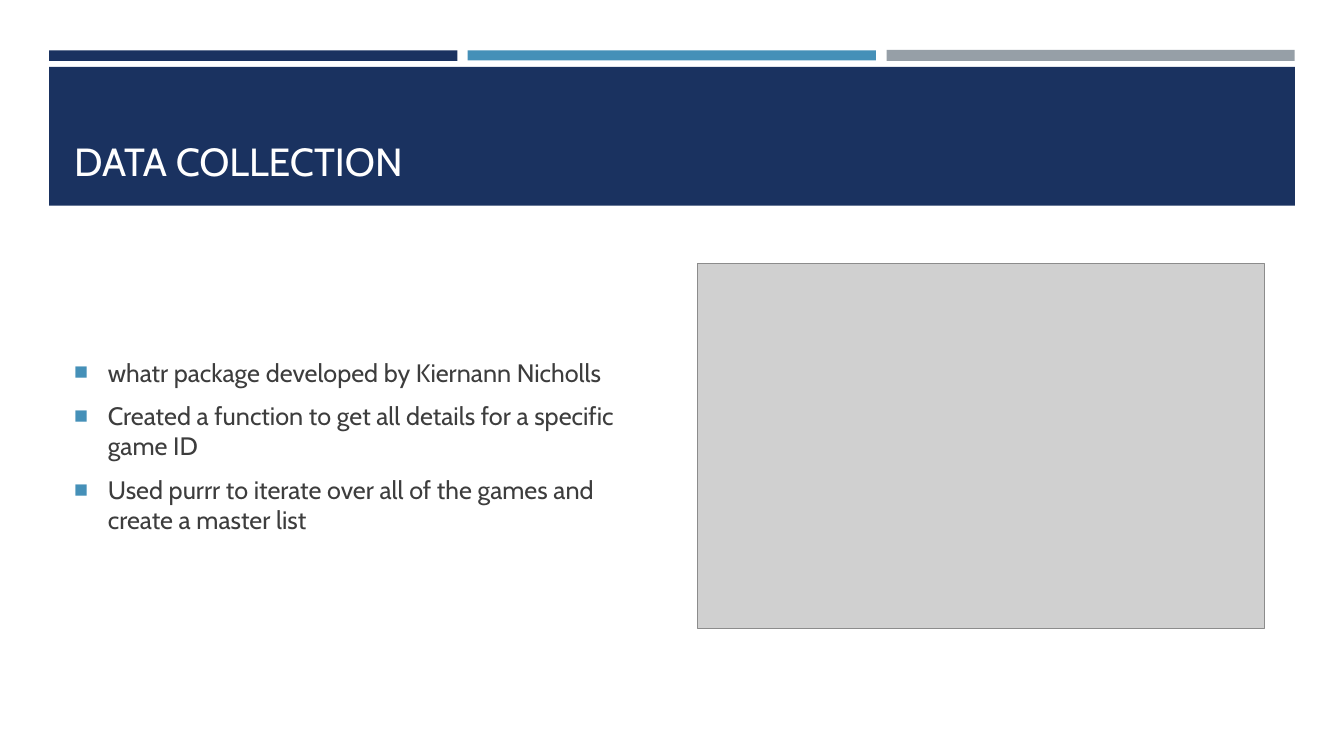
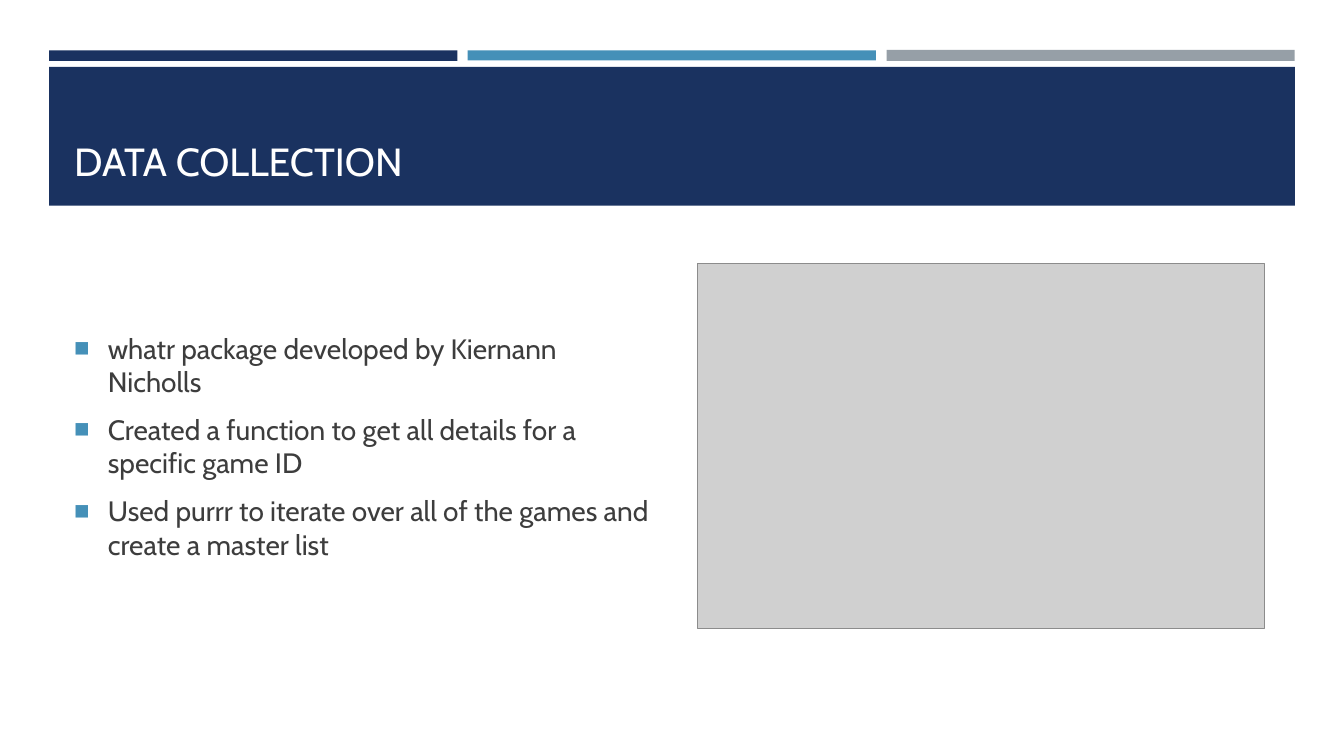
Before and after one commit to mattfarrow1/7330-term-project, a slide deck: slide 7 of docs/Analyzing_Jeopardy_Data.pptx. Drawn at 1344x756 pixels with LibreOffice and Linux fonts; fonts in the diff are those of the drawing; grey boxes stand for pictures. Boxes give left, top, right and bottom in pixels: in the first picture for what was removed or moved away, otherwise in the second. Text is boxed around its words. In the diff, an @@ line names an element or a change of style, - is before the commit and + after.

```diff
--- a/docs/Analyzing_Jeopardy_Data.pptx
+++ b/docs/Analyzing_Jeopardy_Data.pptx
@@ text "whatr package developed by Kiernann ..." at bbox=[108, 338, 649, 556]: size 18 to 20 pt @@
```
Also in this commit, not shown: 6 other slides changed, 4 slides added, 3 slides removed.
